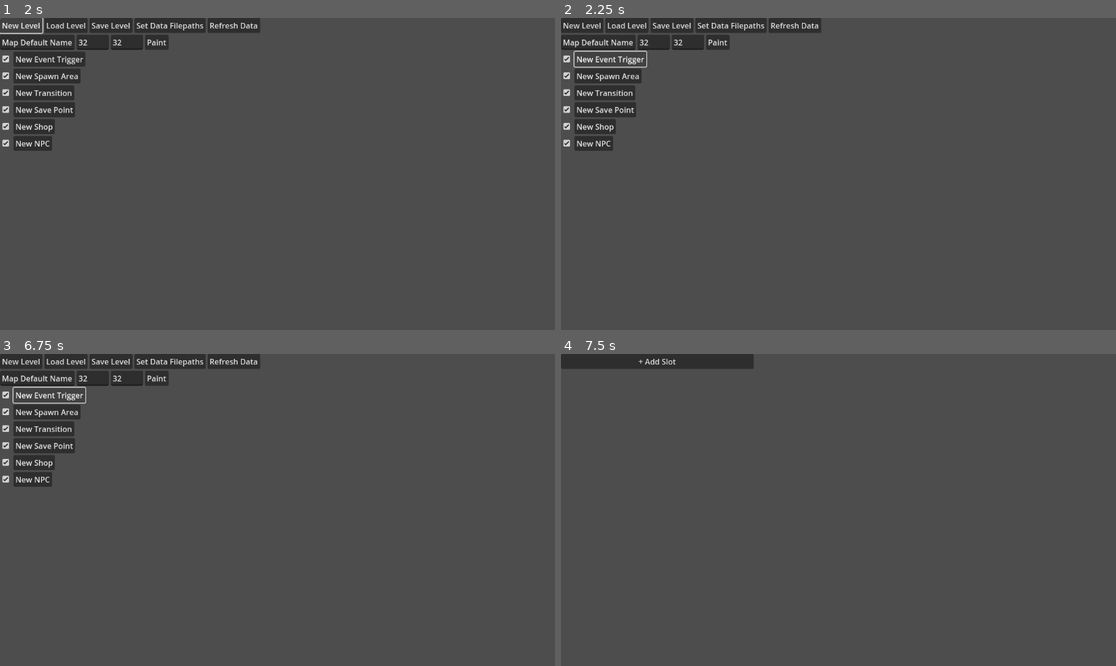
Above: before the commit, frames 1-4 (two rows, left to right).
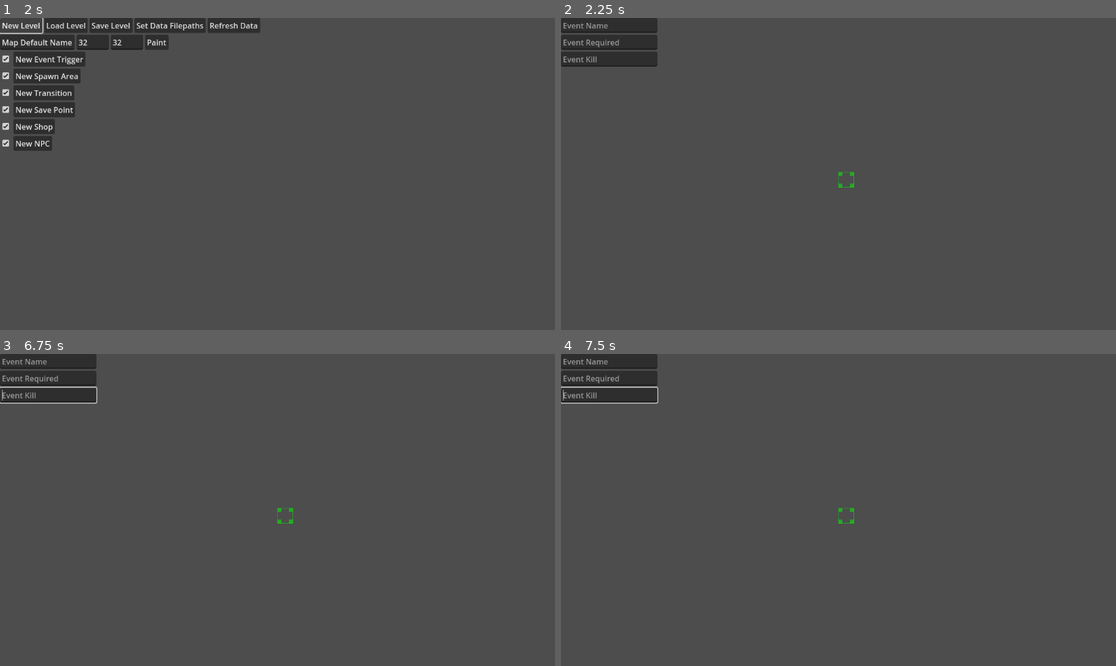
Above: after the commit, the same moments.

Repository: PinesOfChaos/OochabotGithub
Game: Godot game, scene res://menu.tscn
Two runs of this game, one before a commit and one after it. Both use one fixed random seed, a clock stepped at 60 frames per second and the inputs below.
Inputs (mouse positions are in pixels of both pictures, inside the frame that each line leads up to):
- Up to frame 1 (2 s): click "New Level" at 0.5 s; click "New Level" at 1.25 s
- Up to frame 2 (2.25 s): click "New Event Trigger" at 2 s
- Up to frame 3 (6.75 s): click (283, 516) at 2.77 s; click (277, 510) at 3.52 s; click (288, 510) at 4.27 s; click (277, 522) at 5.02 s; click (288, 522) at 5.77 s; click (49, 394) at 6.5 s, where only the run before the commit has a clickable "New Event Trigger"
- Up to frame 4 (7.5 s): click (605, 413) at 7.25 s, where only the run before the commit has a clickable "New Spawn Area"

Frame 1 is identical in both runs. In frame 2, 5.0% of the frame differs, in the area x 0-53%, y 0-55%; in frame 3, 4.9%; in frame 4, 2.6%.

Commit message:
more objects
i already forget which ones i added

Diff:
--- a/oochamon_editor_godot/Global.gd
+++ b/oochamon_editor_godot/Global.gd
@@ -34,8 +34,9 @@
 var CamY = 0
 
 func get_camera_center():
-	var xx =  (DisplayServer.window_get_size().x / 2) - Global.CamX
-	var yy =  (DisplayServer.window_get_size().y / 2) - Global.CamY
+	var view_size = get_viewport().size
+	var xx =  floor((Global.CamX/2 + view_size.x/4)/Global.TileSize) * Global.TileSize
+	var yy =  floor((Global.CamY/2 + view_size.y/4)/Global.TileSize) * Global.TileSize
 	return(Vector2(xx,yy))
 
 func element_info(element):
--- a/oochamon_editor_godot/bounding_box.gd
+++ b/oochamon_editor_godot/bounding_box.gd
@@ -1,6 +1,6 @@
 extends Control
 
-
+@onready var bounding_box = $"."
 @onready var box_button = $box_button
 @onready var anchor_top_left = $anchorTopLeft
 @onready var anchor_top_right = $anchorTopRight
@@ -26,7 +26,7 @@
 	if !refreshed:
 		refreshed = true
 		reset_box(get_position().x, get_position().y, get_position().x, get_position().y)
-	if dragging_scale:
+	if dragging_scale and typeof(Global.ObjSelected) == typeof(get_instance_id()) and Global.ObjSelected == get_parent().get_instance_id():
 		var mpos = get_local_mouse_position()
 		mpos.x = floor((mpos.x + Global.CamX)/Global.TileSize) * Global.TileSize
 		mpos.y = floor((mpos.y + Global.CamY)/Global.TileSize) * Global.TileSize
@@ -35,25 +35,36 @@
 			dragging_scale = false
 
 func _on_anchor_top_left_button_down():
+	Global.ObjSelected = get_parent().get_instance_id()
+	Global.CurrentMapMode = Global.MapMode.MAP_OBJ_EDIT
+
 	origin_x = (pos_x + (scale_x)) * Global.TileSize
 	origin_y = (pos_y + (scale_y)) * Global.TileSize
 	dragging_scale = true
 
 func _on_anchor_top_right_button_down():
+	Global.ObjSelected = get_parent().get_instance_id()
+	Global.CurrentMapMode = Global.MapMode.MAP_OBJ_EDIT
+
 	origin_x = (pos_x) * Global.TileSize
 	origin_y = (pos_y + (scale_y)) * Global.TileSize
 	dragging_scale = true
 
 func _on_anchor_bot_left_button_down():
+	Global.ObjSelected = get_parent().get_instance_id()
+	Global.CurrentMapMode = Global.MapMode.MAP_OBJ_EDIT
+
 	origin_x = (pos_x + (scale_x)) * Global.TileSize
 	origin_y = (pos_y) * Global.TileSize
 	dragging_scale = true
 
 func _on_anchor_bot_right_button_down():
+	Global.ObjSelected = get_parent().get_instance_id()
+	Global.CurrentMapMode = Global.MapMode.MAP_OBJ_EDIT
+
 	origin_x = (pos_x) * Global.TileSize
 	origin_y = (pos_y) * Global.TileSize
 	dragging_scale = true
-
 
 func reset_box(xstart, ystart, xend, yend):
 	pos_x = floor(min(xstart, xend)/Global.TileSize)
--- a/oochamon_editor_godot/bounding_box.tscn
+++ b/oochamon_editor_godot/bounding_box.tscn
@@ -71,6 +71,7 @@
 texture_normal = ExtResource("3_nd7js")
 stretch_mode = 0
 
+[connection signal="pressed" from="box_button" to="." method="_on_box_button_pressed"]
 [connection signal="button_down" from="anchorTopLeft" to="." method="_on_anchor_top_left_button_down"]
 [connection signal="button_down" from="anchorTopRight" to="." method="_on_anchor_top_right_button_down"]
 [connection signal="button_down" from="anchorBotLeft" to="." method="_on_anchor_bot_left_button_down"]
--- /dev/null
+++ b/oochamon_editor_godot/event_trigger.gd
@@ -0,0 +1,31 @@
+extends Control
+
+@onready var bounding_box = $bounding_box
+@onready var o_event_name = $VBoxContainer/event_name
+@onready var o_event_required = $VBoxContainer/event_required
+@onready var o_event_kill = $VBoxContainer/event_kill
+@onready var event_vbox = $event_vbox
+
+var event_name = ""
+var event_required = ""
+var event_kill = ""
+
+# Called when the node enters the scene tree for the first time.
+func _ready():
+	pass # Replace with function body.
+
+# Called every frame. 'delta' is the elapsed time since the previous frame.
+func _process(delta):
+	if typeof(Global.ObjSelected) == typeof(get_instance_id()) and Global.ObjSelected == get_instance_id():
+		event_vbox.visible = true
+	else:
+		event_vbox.visible = false
+
+func _on_event_name_text_submitted(new_text):
+	event_name = new_text
+
+func _on_event_required_text_submitted(new_text):
+	event_required = new_text
+
+func _on_event_kill_text_submitted(new_text):
+	event_kill = new_text
--- /dev/null
+++ b/oochamon_editor_godot/event_trigger.tscn
@@ -0,0 +1,39 @@
+[gd_scene load_steps=3 format=3 uid="uid://byvta0q6emb8q"]
+
+[ext_resource type="Script" path="res://event_trigger.gd" id="1_p477o"]
+[ext_resource type="PackedScene" uid="uid://03iueniy68e0" path="res://bounding_box.tscn" id="2_ni0ob"]
+
+[node name="event_trigger" type="Control"]
+layout_mode = 3
+anchors_preset = 15
+anchor_right = 1.0
+anchor_bottom = 1.0
+grow_horizontal = 2
+grow_vertical = 2
+script = ExtResource("1_p477o")
+
+[node name="bounding_box" parent="." instance=ExtResource("2_ni0ob")]
+modulate = Color(0, 1, 0, 1)
+layout_mode = 1
+
+[node name="event_vbox" type="VBoxContainer" parent="."]
+custom_minimum_size = Vector2(200, 0)
+layout_mode = 0
+offset_right = 40.0
+offset_bottom = 40.0
+
+[node name="event_name" type="LineEdit" parent="event_vbox"]
+layout_mode = 2
+placeholder_text = "Event Name"
+
+[node name="event_required" type="LineEdit" parent="event_vbox"]
+layout_mode = 2
+placeholder_text = "Event Required"
+
+[node name="event_kill" type="LineEdit" parent="event_vbox"]
+layout_mode = 2
+placeholder_text = "Event Kill"
+
+[connection signal="text_submitted" from="event_vbox/event_name" to="." method="_on_event_name_text_submitted"]
+[connection signal="text_submitted" from="event_vbox/event_required" to="." method="_on_event_required_text_submitted"]
+[connection signal="text_submitted" from="event_vbox/event_kill" to="." method="_on_event_kill_text_submitted"]
--- a/oochamon_editor_godot/menu.gd
+++ b/oochamon_editor_godot/menu.gd
@@ -138,7 +138,22 @@
 				cy = child.npc_y * Global.TileSize - Global.CamY
 				child.o_npc_object.set_position(Vector2(cx, cy))
 
+			for child in menu_transitions.get_children():
+				cx = child.transition_x * Global.TileSize - Global.CamX
+				cy = child.transition_y * Global.TileSize - Global.CamY
+				child.o_transition_object.set_position(Vector2(cx, cy))
+
 			for child in menu_spawnzones.get_children():
+				var bbox = child.bounding_box
+				var x1 =bbox.pos_x * Global.TileSize
+				var y1 = bbox.pos_y * Global.TileSize
+				bbox.reset_box(
+					x1,
+					y1,
+					x1 + bbox.scale_x * Global.TileSize,
+					y1 + bbox.scale_y * Global.TileSize
+				)
+			for child in menu_events.get_children():
 				var bbox = child.bounding_box
 				var x1 =bbox.pos_x * Global.TileSize
 				var y1 = bbox.pos_y * Global.TileSize
@@ -463,6 +478,14 @@
 	Global.ObjSelected = menu_npcs.get_child(menu_npcs.get_child_count() - 1).get_instance_id()
 	instance.dragging = true
 
+func _on_button_new_transition_button_down():
+	Global.CurrentMapMode = Global.MapMode.MAP_OBJ_EDIT
+	var scene = load("res://transition.tscn")
+	var instance = scene.instantiate()
+	menu_transitions.add_child(instance)
+	Global.ObjSelected = menu_transitions.get_child(menu_transitions.get_child_count() - 1).get_instance_id()
+	instance.dragging = true
+
 func _on_button_new_spawn_region_pressed():
 	Global.CurrentMapMode = Global.MapMode.MAP_OBJ_EDIT
 	var scene = load("res://spawn_zone.tscn")
@@ -473,6 +496,16 @@
 	var y1 = Global.get_camera_center().y
 	instance.bounding_box.set_position(Vector2(x1, y1))
 
+func _on_button_new_event_pressed():
+	Global.CurrentMapMode = Global.MapMode.MAP_OBJ_EDIT
+	var scene = load("res://event_trigger.tscn")
+	var instance = scene.instantiate()
+	menu_events.add_child(instance)
+	Global.ObjSelected = menu_events.get_child(menu_events.get_child_count() - 1).get_instance_id()
+	var x1 = Global.get_camera_center().x
+	var y1 = Global.get_camera_center().y
+	instance.bounding_box.set_position(Vector2(x1, y1))
+
 func _on_button_visible_event_toggled(button_pressed):
 	menu_events.visible = button_pressed
 
--- a/oochamon_editor_godot/menu.tscn
+++ b/oochamon_editor_godot/menu.tscn
@@ -267,9 +267,12 @@
 [connection signal="pressed" from="VBoxMenu/HBoxFile/ButtonRefreshData" to="." method="_on_button_refresh_data_pressed"]
 [connection signal="pressed" from="VBoxMenu/HBoxMapInfo/ButtonMapBrush" to="." method="_on_button_map_brush_pressed"]
 [connection signal="toggled" from="VBoxMenu/HBoxEvent/ButtonVisibleEvent" to="." method="_on_button_visible_event_toggled"]
+[connection signal="pressed" from="VBoxMenu/HBoxEvent/ButtonNewEvent" to="." method="_on_button_new_event_pressed"]
 [connection signal="toggled" from="VBoxMenu/HBoxSpawnzone/ButtonVisibleSpawnzone" to="." method="_on_button_visible_spawnzone_toggled"]
 [connection signal="pressed" from="VBoxMenu/HBoxSpawnzone/ButtonNewSpawnRegion" to="." method="_on_button_new_spawn_region_pressed"]
 [connection signal="toggled" from="VBoxMenu/HBoxTransition/ButtonVisibleTransition" to="." method="_on_button_visible_transition_toggled"]
+[connection signal="button_down" from="VBoxMenu/HBoxTransition/ButtonNewTransition" to="." method="_on_button_new_transition_button_down"]
+[connection signal="pressed" from="VBoxMenu/HBoxTransition/ButtonNewTransition" to="." method="_on_button_new_transition_pressed"]
 [connection signal="toggled" from="VBoxMenu/HBoxSavePoint/ButtonVisibleSavePoint" to="." method="_on_button_visible_save_point_toggled"]
 [connection signal="toggled" from="VBoxMenu/HBoxShop/ButtonVisibleShop" to="." method="_on_button_visible_shop_toggled"]
 [connection signal="toggled" from="VBoxMenu/HBoxNPC/ButtonVisibleNPC" to="." method="_on_button_visible_npc_toggled"]
--- /dev/null
+++ b/oochamon_editor_godot/transition.gd
@@ -0,0 +1,54 @@
+extends Control
+
+@onready var o_transition_object = $transition_object
+@onready var o_transition_map_to = $VBoxContainer/transition_map_to
+@onready var o_transition_xto = $VBoxContainer/HBoxContainer/transition_x
+@onready var o_transition_yto = $VBoxContainer/HBoxContainer/transition_y
+@onready var transition_vbox_container = $transition_vbox_container
+
+var transition_map_to = ""
+var transition_xto = 0
+var transition_yto = 0
+var transition_x = 0
+var transition_y = 0
+var dragging = false
+
+# Called when the node enters the scene tree for the first time.
+func _ready():
+	pass # Replace with function body.
+
+
+# Called every frame. 'delta' is the elapsed time since the previous frame.
+func _process(delta):
+	#Hide the Display if not selected
+	if typeof(Global.ObjSelected) == typeof(get_instance_id()) and Global.ObjSelected == get_instance_id():
+		transition_vbox_container.visible = true
+		if dragging:
+			var mx = floor((get_local_mouse_position().x + Global.CamX)/ Global.TileSize) * Global.TileSize
+			var my = floor((get_local_mouse_position().y + Global.CamY)/ Global.TileSize) * Global.TileSize
+
+			transition_x = floor(mx/Global.TileSize)
+			transition_y = floor(my/Global.TileSize)
+
+			o_transition_object.set_position(Vector2(mx - Global.CamX, my - Global.CamY))
+			if Input.is_action_just_released("mouse_left"):
+				dragging = false
+	else:
+		transition_vbox_container.visible = false
+
+
+func _on_transition_map_to_text_submitted(new_text):
+	transition_map_to = new_text
+
+func _on_transition_x_text_submitted(new_text):
+	transition_xto = new_text
+
+func _on_transition_y_text_submitted(new_text):
+	transition_xto = new_text
+
+func _on_transition_object_button_down():
+	if typeof(Global.ObjSelected) == typeof(get_instance_id()) and Global.ObjSelected == get_instance_id():
+		dragging = true
+	else:
+		Global.ObjSelected = get_instance_id()
+		Global.CurrentMapMode = Global.MapMode.MAP_OBJ_EDIT
--- /dev/null
+++ b/oochamon_editor_godot/transition.tscn
@@ -0,0 +1,48 @@
+[gd_scene load_steps=3 format=3 uid="uid://c61msy07dvdff"]
+
+[ext_resource type="Texture2D" uid="uid://bsnaj41sa17n7" path="res://editor_assets/box_highlight1.png" id="1_nyatq"]
+[ext_resource type="Script" path="res://transition.gd" id="1_plktf"]
+
+[node name="transition" type="Control"]
+layout_mode = 3
+anchors_preset = 15
+anchor_right = 1.0
+anchor_bottom = 1.0
+grow_horizontal = 2
+grow_vertical = 2
+script = ExtResource("1_plktf")
+
+[node name="transition_object" type="TextureButton" parent="."]
+modulate = Color(1, 1, 0, 1)
+custom_minimum_size = Vector2(32, 32)
+layout_mode = 0
+offset_right = 40.0
+offset_bottom = 40.0
+texture_normal = ExtResource("1_nyatq")
+
+[node name="transition_vbox_container" type="VBoxContainer" parent="."]
+custom_minimum_size = Vector2(200, 0)
+layout_mode = 0
+offset_right = 40.0
+offset_bottom = 40.0
+
+[node name="transition_map_to" type="LineEdit" parent="transition_vbox_container"]
+layout_mode = 2
+placeholder_text = "Map To"
+
+[node name="HBoxContainer" type="HBoxContainer" parent="transition_vbox_container"]
+layout_mode = 2
+
+[node name="transition_x" type="LineEdit" parent="transition_vbox_container/HBoxContainer"]
+layout_mode = 2
+placeholder_text = "X To"
+
+[node name="transition_y" type="LineEdit" parent="transition_vbox_container/HBoxContainer"]
+layout_mode = 2
+placeholder_text = "Y To"
+
+[connection signal="button_down" from="transition_object" to="." method="_on_transition_object_button_down"]
+[connection signal="pressed" from="transition_object" to="." method="_on_transition_object_pressed"]
+[connection signal="text_submitted" from="transition_vbox_container/transition_map_to" to="." method="_on_transition_map_to_text_submitted"]
+[connection signal="text_submitted" from="transition_vbox_container/HBoxContainer/transition_x" to="." method="_on_transition_x_text_submitted"]
+[connection signal="text_submitted" from="transition_vbox_container/HBoxContainer/transition_y" to="." method="_on_transition_y_text_submitted"]
